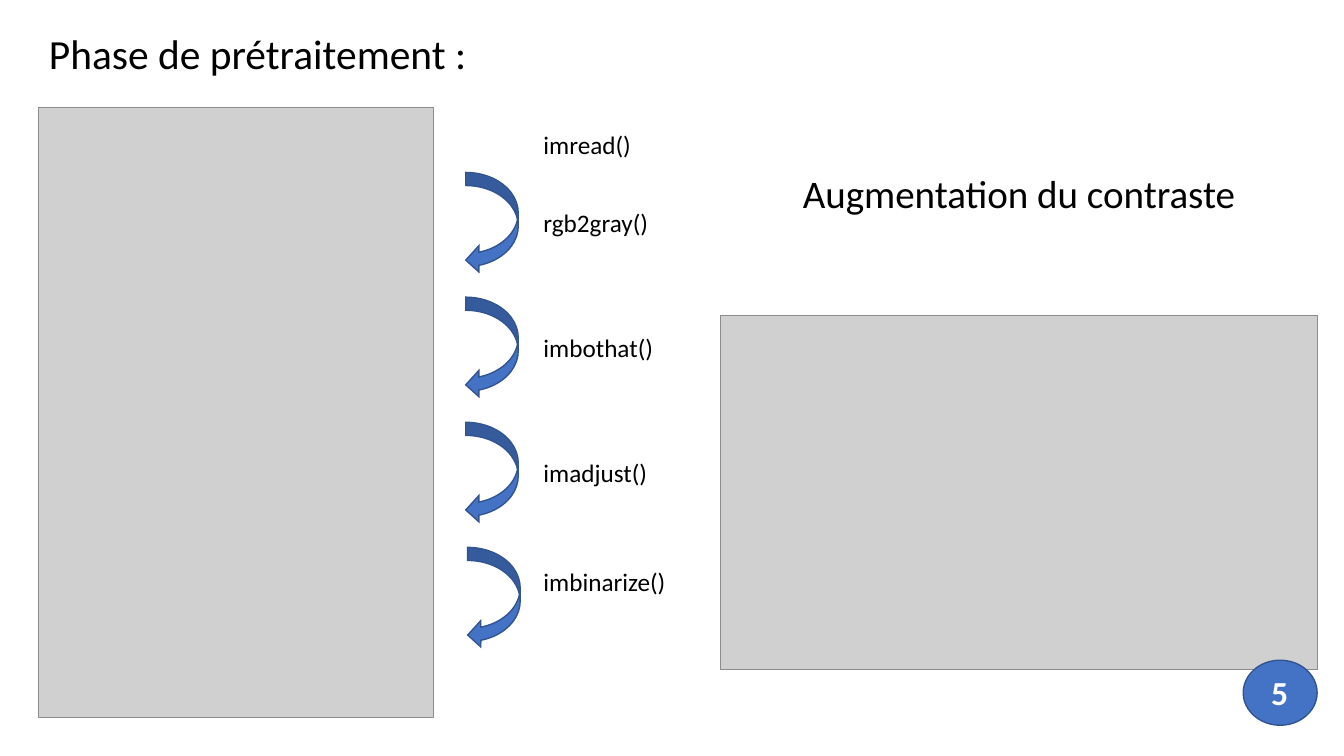
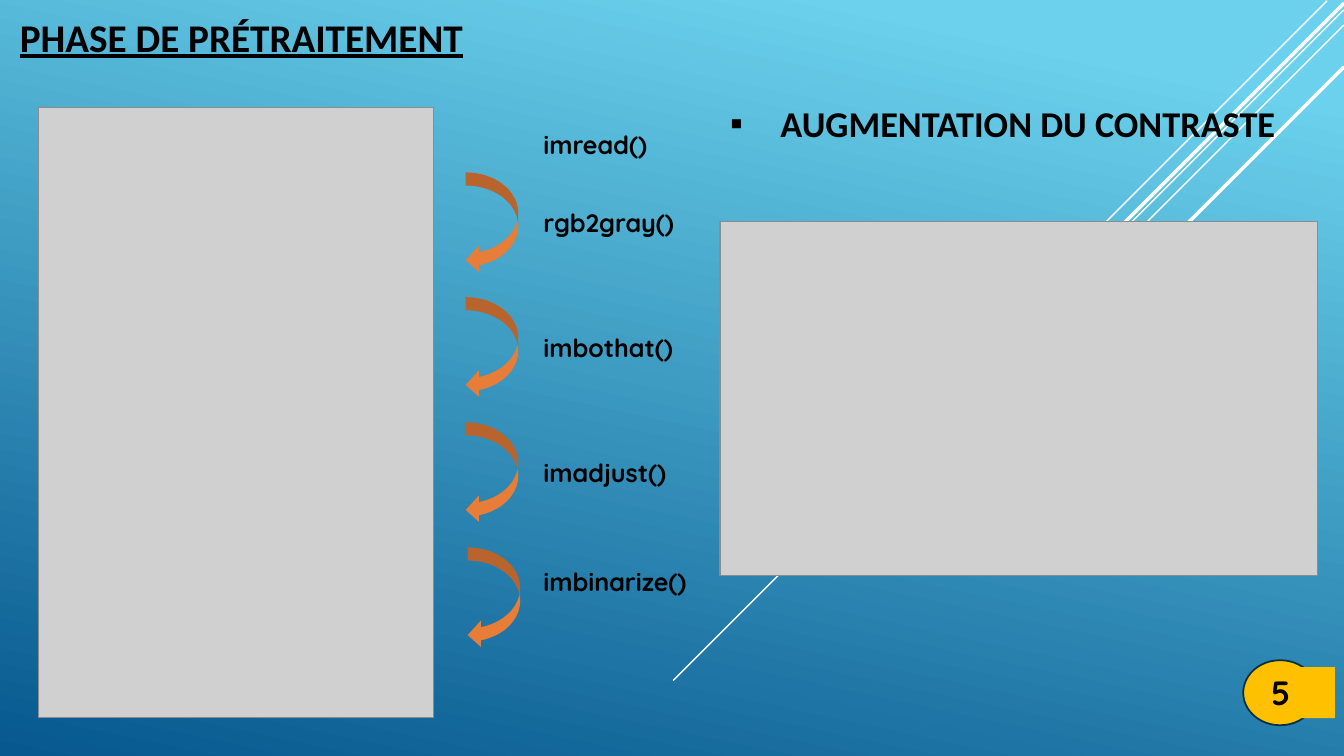
Before and after one commit to gmetras2001/EAN13-Barcode-Reader, a slide deck: slide 6 of Notre rapport/diapo code-barres.pptx. Drawn at 1344x756 pixels with LibreOffice and Linux fonts; fonts in the diff are those of the drawing; grey boxes stand for pictures. Boxes give left, top, right and bottom in pixels: in the first picture for what was removed or moved away, otherwise in the second. Text is boxed around its words. In the diff, an @@ line names an element or a change of style, - is before the commit and + after.

```diff
--- a/Notre rapport/diapo code-barres.pptx
+++ b/Notre rapport/diapo code-barres.pptx
@@ background #FFFFFF to gradient #6ED2EB to #06588E @@
@@ text at bbox=[20, 19, 462, 58]: text changed; size 29.6 to 28 pt; bold on @@
-Phase de prétraitement :
+PHASE DE PRÉTRAITEMENT
@@ line added from (1344, 10) to (674, 681), #FFFFFF 1 pt @@
@@ line added from (1344, 25) to (798, 572), #FFFFFF 1 pt @@
@@ line added from (1344, 4) to (809, 538), #FFFFFF 2.5 pt @@
@@ line added from (1327, 1) to (907, 421), #FFFFFF 1 pt @@
@@ line added from (1344, 68) to (865, 546), #FFFFFF 2.5 pt @@
@@ text at bbox=[780, 107, 1275, 146]: text changed; size 27.9 to 25.9 pt; bold on @@
-Augmentation du contraste
+▪ AUGMENTATION DU CONTRASTE
@@ picture: place and size @@
-picture at bbox=[721, 316, 1318, 669]
+picture at bbox=[720, 222, 1317, 576]
@@ fill #4472C4 to #E87D37; outline #325491 1 pt to none in 4 elements at bbox=[466, 172, 518, 273], bbox=[466, 297, 518, 398], bbox=[466, 422, 518, 523], bbox=[468, 547, 520, 648] @@
@@ font Calibri to Quicksand, bold on in 5 elements at bbox=[543, 135, 647, 159], bbox=[543, 213, 673, 237], bbox=[543, 338, 672, 362], bbox=[543, 463, 666, 487], bbox=[543, 572, 686, 596] @@
@@ ellipse at bbox=[1243, 660, 1317, 726]: fill #4472C4 to #FFC000; outline #325491 1 pt to #043148 1.25 pt @@
@@ rectangle "5": place and size @@
-rectangle "5" at bbox=[1271, 683, 1288, 705]
+rectangle "5" at bbox=[1261, 667, 1335, 718]
@@ rectangle "5" at bbox=[1261, 667, 1335, 718]: font Calibri to Quicksand, text colour #FFFFFF to #000000; fill none to #FFC000 @@
```
Also in this commit, not shown: 14 other slides changed.
